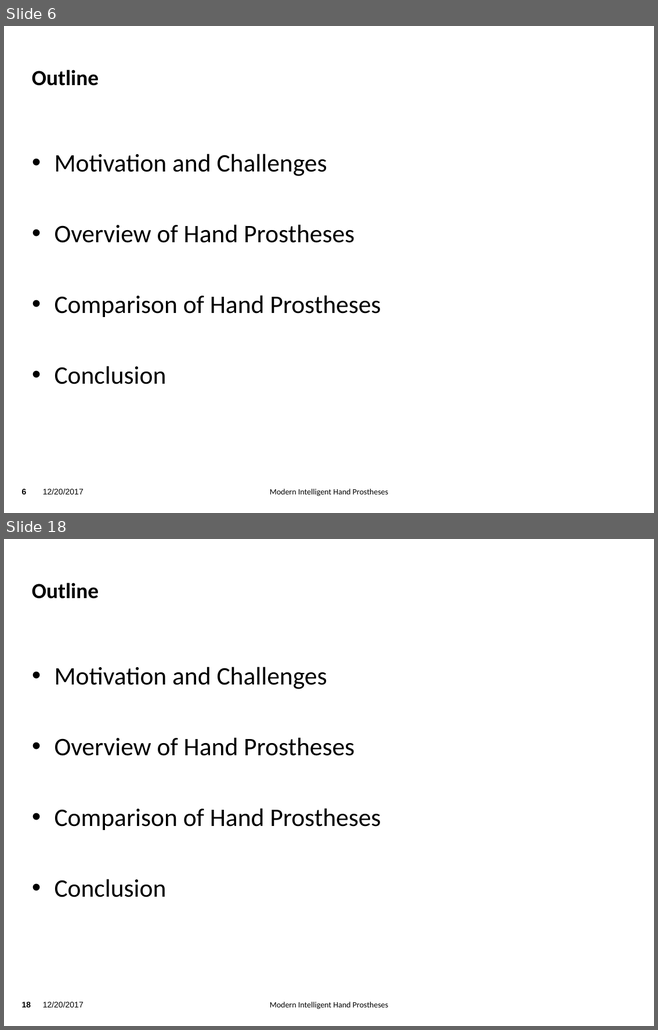
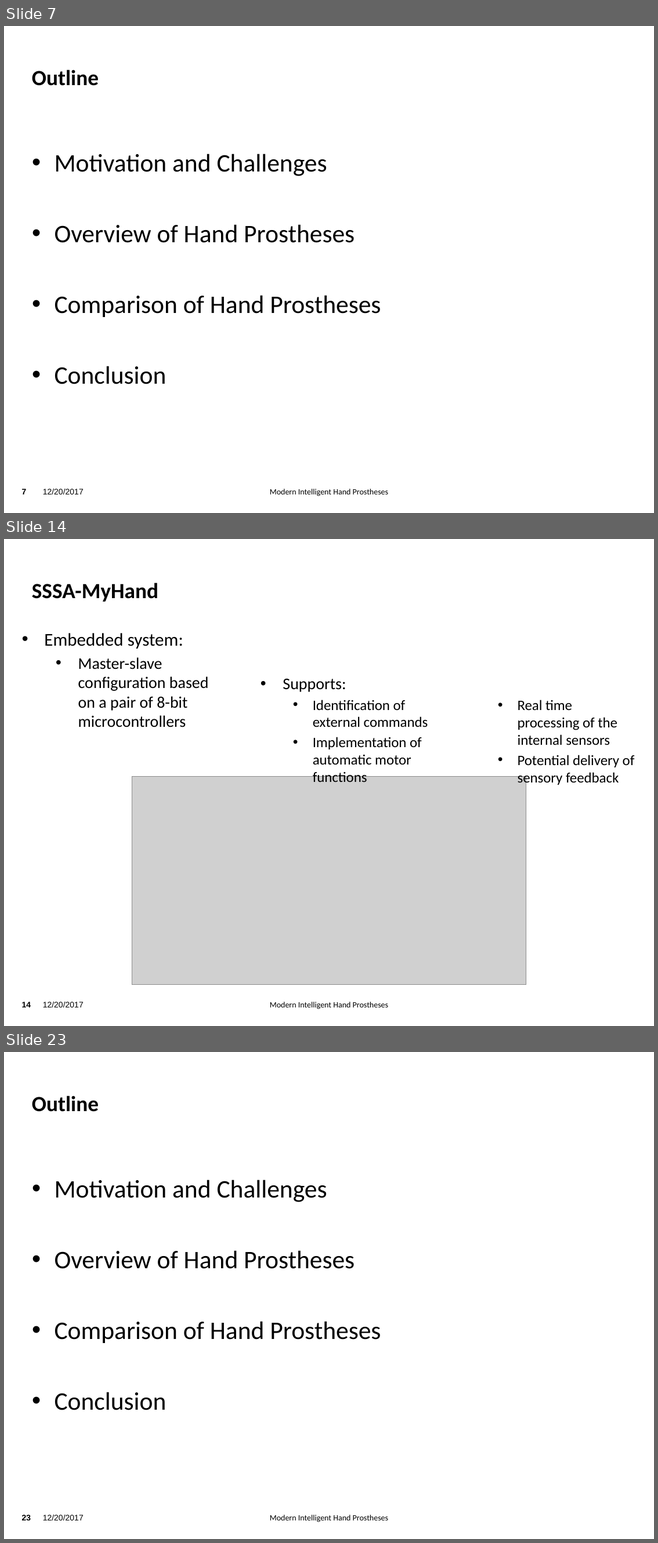
Before and after one commit to TsStocker/HumanoideRobotik, a slide deck: Vortrag/Vortrag.pptx. Shown one above the other, each under a label of ours: slides 6 and 18 before the commit, slides 7, 14 and 23 after it; the slides between them are not shown. The pictures are 658x1030 and 658x1543 pixels, drawn with LibreOffice and Linux fonts; fonts in the diff are those of the drawing; grey boxes stand for pictures; background and template pictures are left out. Boxes give left, top, right and bottom in pixels: in the first picture for what was removed or moved away, otherwise in the second. Text is boxed around its words. In the diff, an @@ line names an element or a change of style, - is before the commit and + after.

```diff
--- a/Vortrag/Vortrag.pptx
+++ b/Vortrag/Vortrag.pptx
@@ slide 14 added at box(4, 539, 654, 1026), background picture (left out); not listed: 3 template elements that a slide beside it also shows @@
@@ title added at box(32, 583, 158, 602), 24 pt, text #000000, bold @@
+SSSA-MyHand
@@ text added at box(44, 633, 634, 783), 16 pt, text #000000 @@
+• Embedded system:
+  • Master-slave configuration based on a pair of 8-bit microcontrollers
+  • Supports:
+    • Identification of external commands
+    • Implementation of automatic motor functions
+    • Real time processing of the internal sensors
+    • Potential delivery of sensory feedback
@@ picture added at box(132, 777, 526, 985) @@
@@ what was slide 6 is now slide 7 @@
@@ page number at box(22, 489, 27, 495): text changed @@
-6
+7
@@ what was slide 18 is now slide 23 @@
@@ page number at box(22, 1515, 31, 1521): text changed @@
-18
+23
```
Also in this commit, not shown: 14 slides changed, 6 other slides added, 1 slide removed, 1 other file.
